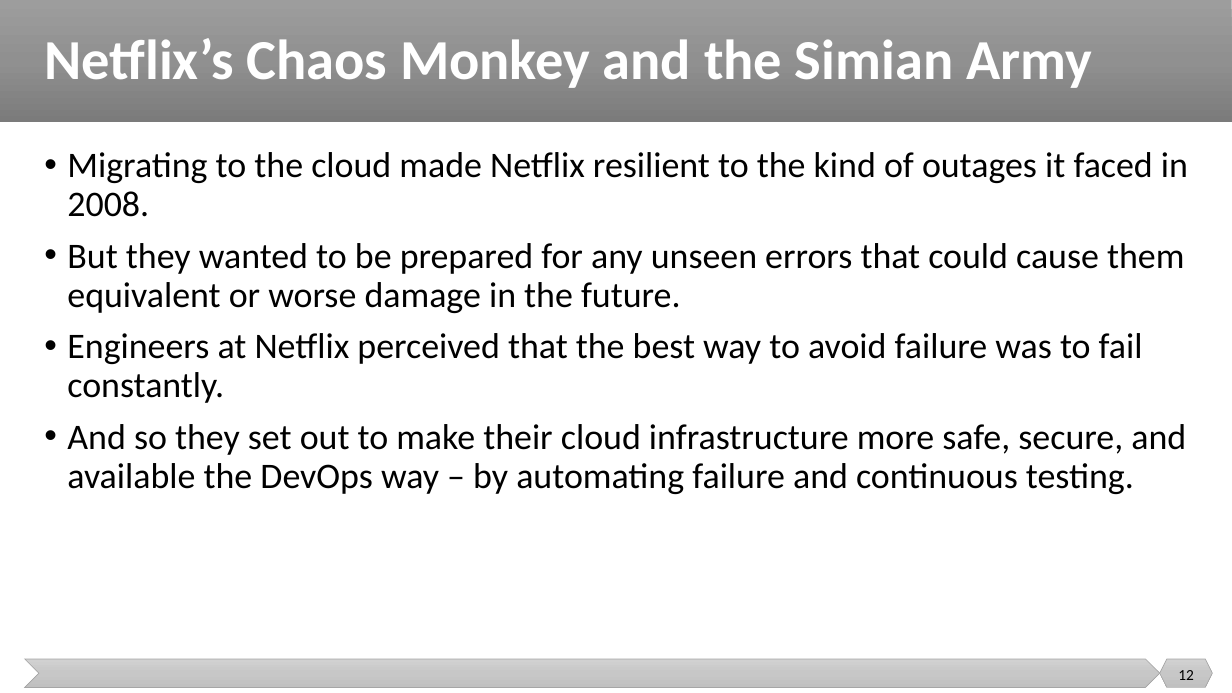
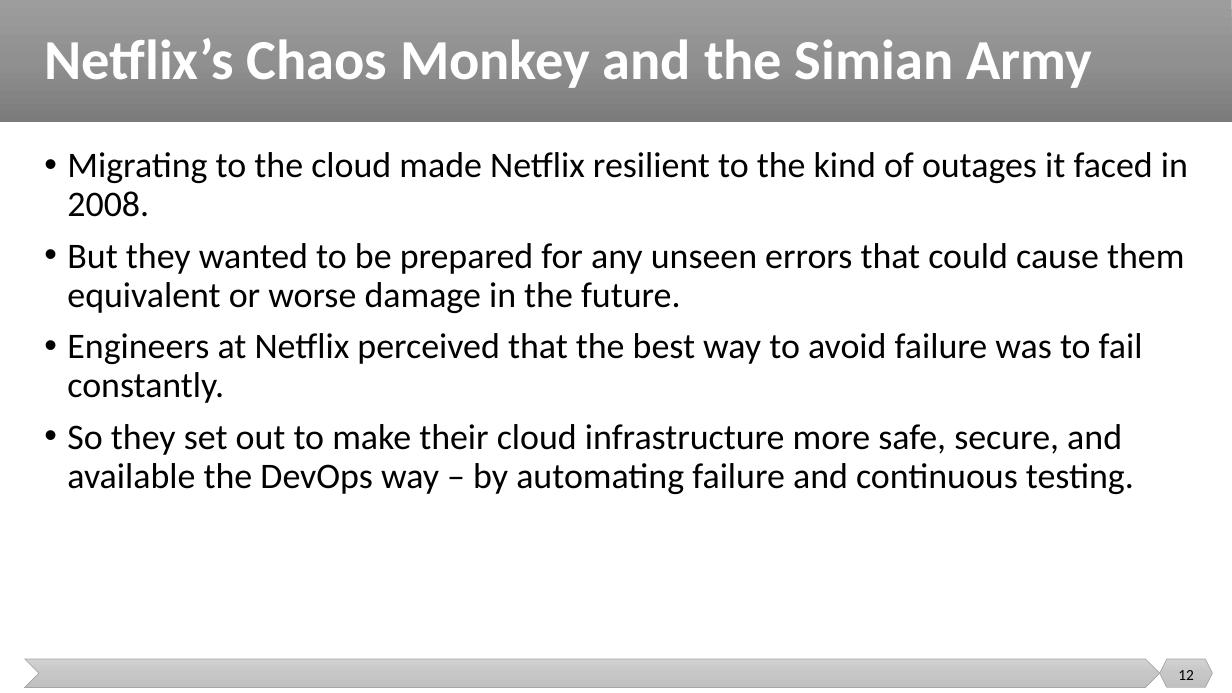
Before and after one commit to malenezi/malenezi, a slide deck: slide 12 of SE489/Lectures/10-Case Study/DevOps at Netflix.pptx. Drawn at 1232x693 pixels with LibreOffice and Linux fonts; fonts in the diff are those of the drawing. Boxes give left, top, right and bottom in pixels: in the first picture for what was removed or moved away, otherwise in the second. Text is boxed around its words. In the diff, an @@ line names an element or a change of style, - is before the commit and + after.

```diff
--- a/SE489/Lectures/10-Case Study/DevOps at Netflix.pptx
+++ b/SE489/Lectures/10-Case Study/DevOps at Netflix.pptx
@@ text at [67,424,1134,494]: text changed @@
-• And so they set out to make their cloud infrastructure more safe, secure, and available the DevOps way – by automating failure and continuous testing.
+• So they set out to make their cloud infrastructure more safe, secure, and available the DevOps way – by automating failure and continuous testing.
```
Also in this commit, not shown: 2 other slides changed.
